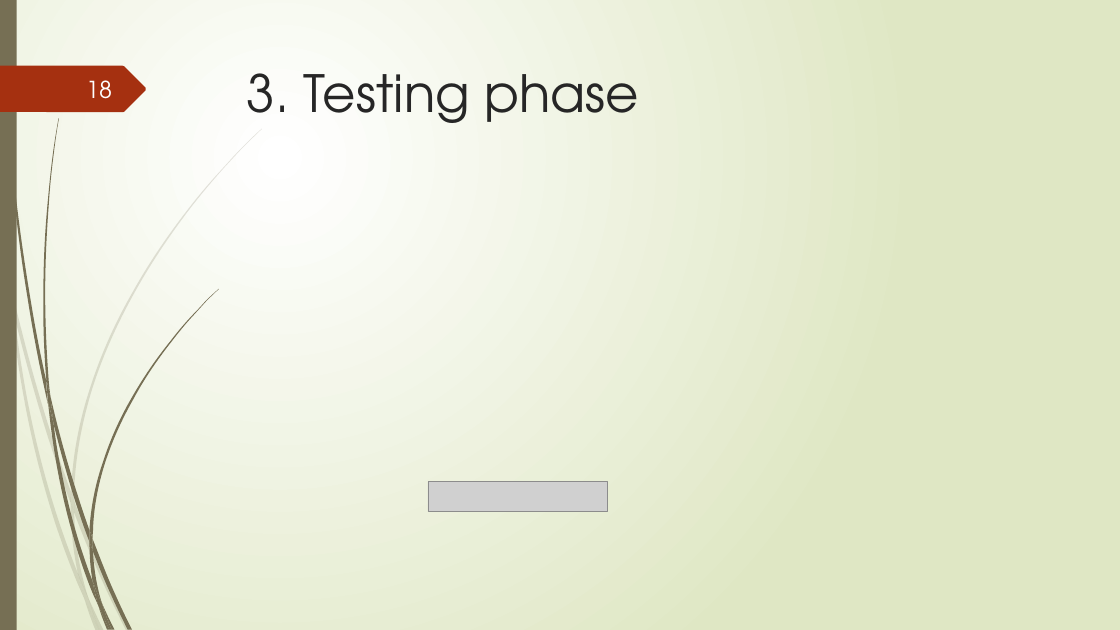
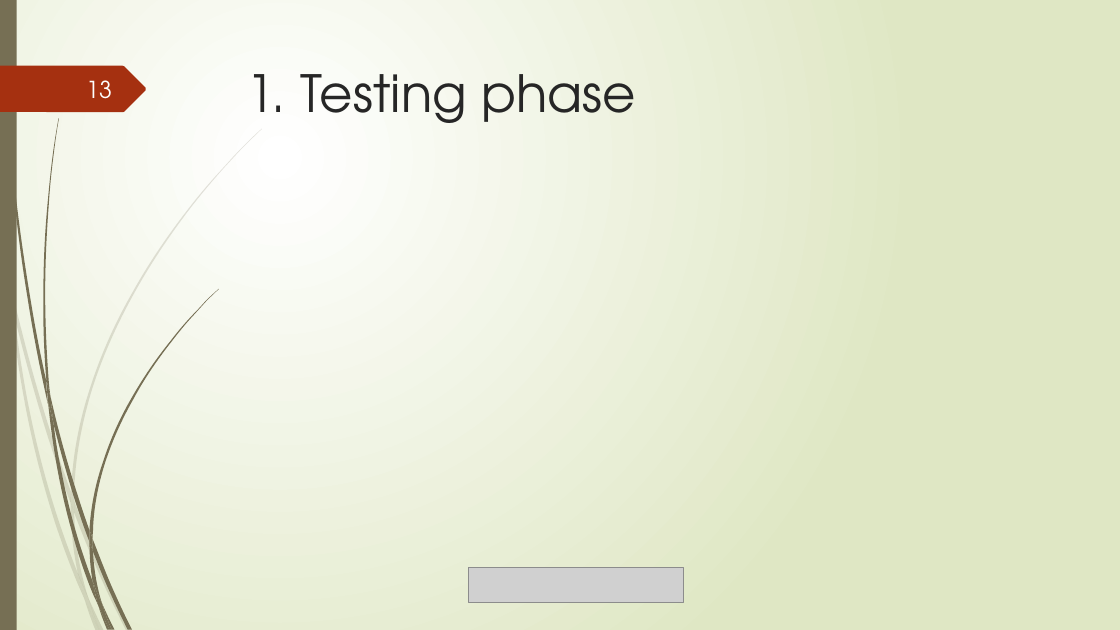
Before and after one commit to tungvx/raSAT, a slide deck: slide 13 of report/midterm.pptx (slide 18 before the commit). Drawn at 1120x630 pixels with LibreOffice and Linux fonts; fonts in the diff are those of the drawing; grey boxes stand for pictures. Boxes give left, top, right and bottom in pixels: in the first picture for what was removed or moved away, otherwise in the second. Text is boxed around its words. In the diff, an @@ line names an element or a change of style, - is before the commit and + after.

```diff
--- a/report/midterm.pptx
+++ b/report/midterm.pptx
@@ page number at box(86, 80, 112, 99): text changed @@
-18
+13
@@ title at box(247, 74, 636, 123): text changed @@
-3. Testing phase
+1. Testing phase
@@ picture: place and size @@
-picture at box(429, 482, 608, 512)
+picture at box(469, 567, 683, 602)
```
Also in this commit, not shown: 11 other slides changed, 1 slide added, 5 slides removed.
